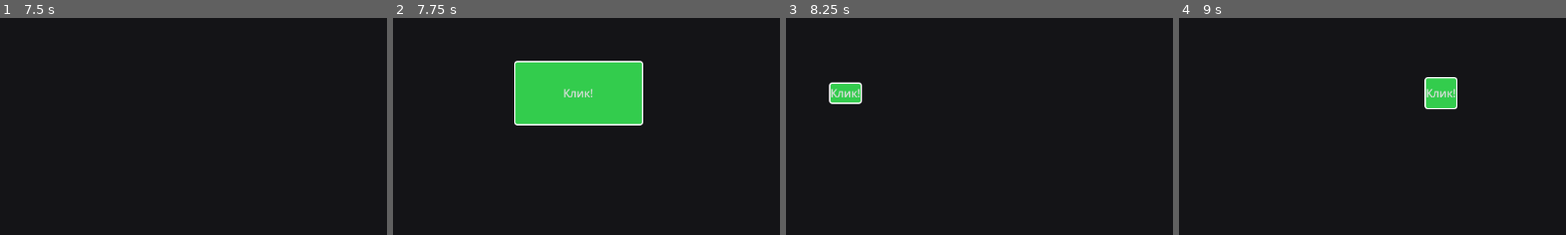
Above: before the commit, frames 1-4 (left to right).
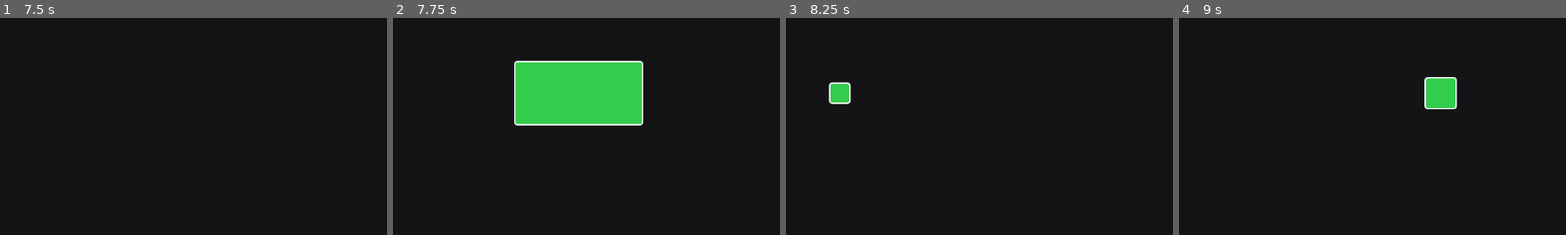
Above: after the commit, the same moments.

Repository: solomon006/human-cursor-telemetry-collector
Game: Godot game, scene res://scenes/WelcomeScreen.tscn
Same seed, same stepped clock (60 frames per second), same inputs: the game is played once before the commit and once after it.
Inputs (mouse positions are % of the whole screen's width and height, from its top left):
- Up to frame 1 (7.5 s): click "Я ознакомлен и даю согласие н…" at 0.5 s; click "Начать" at 1.25 s; click "< 18" at 2 s; click "Правша" at 2.75 s; click "25-34" at 3.5 s; click "Обычная мышь (офисная)" at 4.25 s; click "Правой рукой" at 5 s; click "Тачпад" at 5.75 s; click "Продолжить" at 6.5 s; click "Понятно, поехали!" at 7.25 s
- Up to frame 2 (7.75 s): no input
- Up to frame 3 (8.25 s): click (24, 17) at 8 s, where only the run before the commit has a clickable "Клик!"
- Up to frame 4 (9 s): click (8, 17) at 8.75 s, where only the run before the commit has a clickable "Клик!"
The pictures show only the part of the screen within x 0-50%, y 0-50%; the shares and areas given below are measured in that part.

Frame 1 is identical in both runs. In frame 2, 0.2% of the frame differs, in the area x 44-52%, y 32-37%; in frame 3, 0.5%, in the area x 11-20%, y 29-40%; in frame 4, 0.3%.

Commit message:
Fix false-negative missed clicks by removing button text and forcing zero minimum size

Diff:
--- a/scenes/TaskScreen.tscn
+++ b/scenes/TaskScreen.tscn
@@ -22,7 +22,7 @@
 
 [node name="Target" type="Button" parent="."]
 layout_mode = 0
-text = "Клик!"
+text = ""
 
 [node name="ProgressLabel" type="Label" parent="."]
 layout_mode = 1
--- a/scripts/TaskScreen.gd
+++ b/scripts/TaskScreen.gd
@@ -62,6 +62,10 @@
 	get_viewport().size_changed.connect(_on_viewport_size_changed)
 
 	target.hide()
+	target.mouse_filter = Control.MOUSE_FILTER_IGNORE
+	target.custom_minimum_size = Vector2.ZERO
+	target.clip_text = true
+	target.text = ""
 	var target_style = StyleBoxFlat.new()
 	target_style.bg_color = Color(0.2, 0.8, 0.3)
 	target_style.border_width_bottom = 2
@@ -230,8 +234,13 @@
 			else:
 				if pointer_down_t_us == 0:
 					_add_invalid_reason("missing_pointer_down")
-				var pointer_up_inside = target_rect.has_point(cursor_pos)
-				var success = pointer_down_inside and pointer_up_inside
+
+				# Расширяем зону попадания на 3 пикселя для учета микродвижений при отпускании кнопки
+				var padded_rect = target_rect.grow(3.0)
+				var pointer_up_inside = padded_rect.has_point(cursor_pos)
+				var pointer_down_inside_padded = padded_rect.has_point(pointer_down_pos)
+
+				var success = pointer_down_inside_padded and pointer_up_inside
 				if success:
 					finish_trial(true, cursor_pos)
 				else:
Not shown, changed: export_presets.cfg
